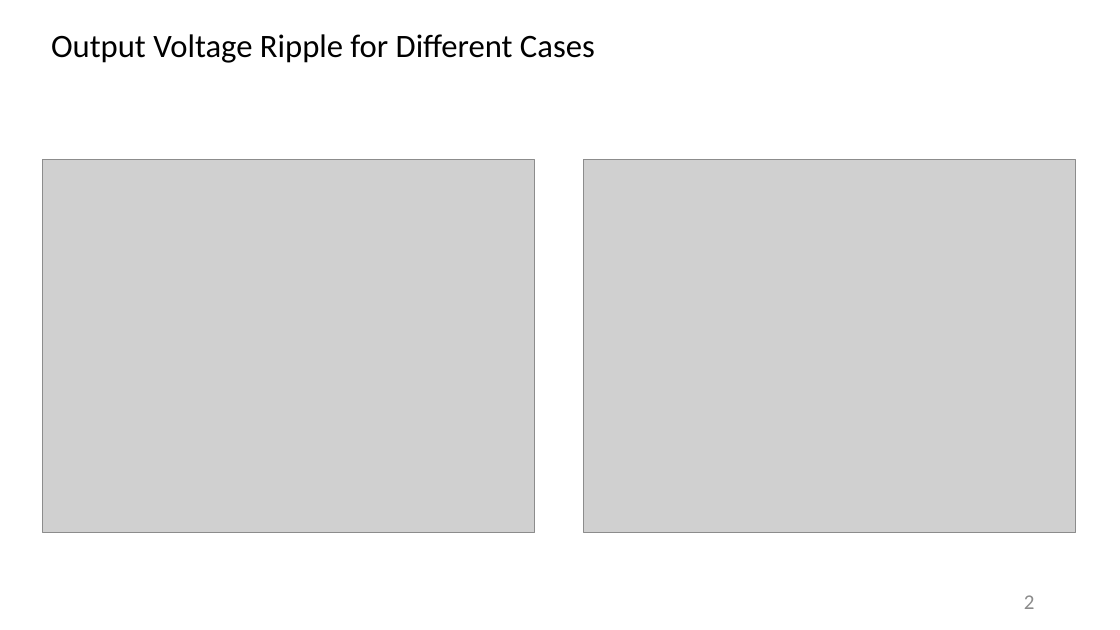
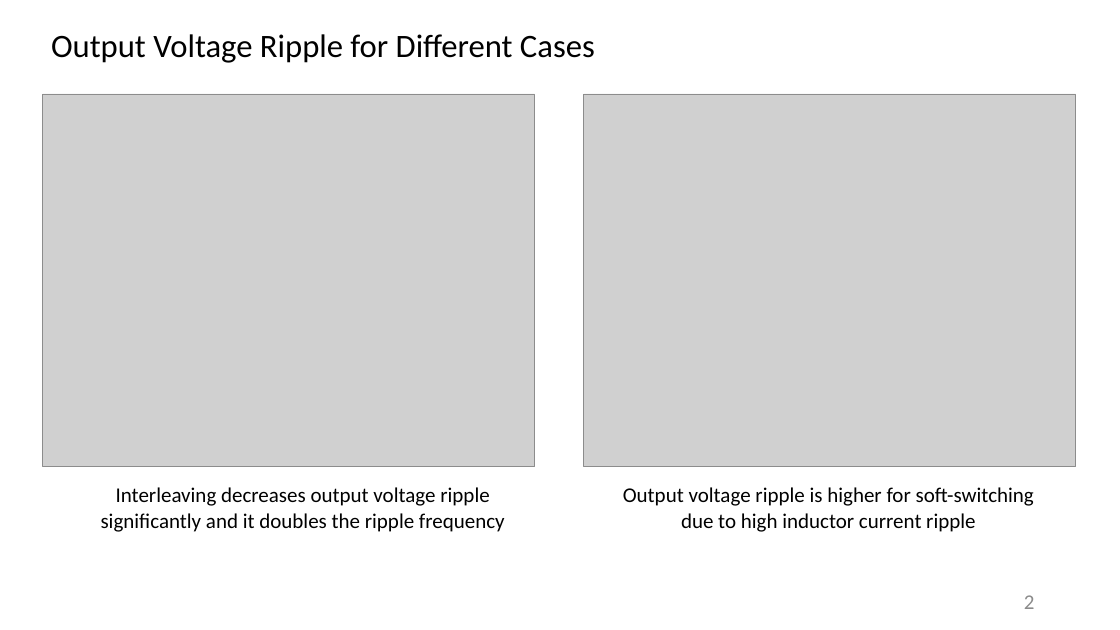
Before and after one commit to furkankarakaya/GaN-Studies, a slide deck: slide 2 of Weekly Reports/2019.09.11 - 2019.09.18 Report.pptx. Drawn at 1120x630 pixels with LibreOffice and Linux fonts; fonts in the diff are those of the drawing; grey boxes stand for pictures. Boxes give left, top, right and bottom in pixels: in the first picture for what was removed or moved away, otherwise in the second. Text is boxed around its words. In the diff, an @@ line names an element or a change of style, - is before the commit and + after.

```diff
--- a/Weekly Reports/2019.09.11 - 2019.09.18 Report.pptx
+++ b/Weekly Reports/2019.09.11 - 2019.09.18 Report.pptx
@@ picture moved from (x1=43, y1=160, x2=535, y2=533) to (x1=43, y1=94, x2=535, y2=467) @@
@@ picture moved from (x1=584, y1=160, x2=1076, y2=533) to (x1=584, y1=94, x2=1076, y2=467) @@
@@ text added at (x1=101, y1=487, x2=505, y2=532), 18 pt, text #000000 @@
+Interleaving decreases output voltage ripple significantly and it doubles the ripple frequency
@@ text added at (x1=623, y1=487, x2=1034, y2=532), 18 pt, text #000000 @@
+Output voltage ripple is higher for soft-switching due to high inductor current ripple
```
Also in this commit, not shown: 1 other slide changed, 1 slide added.
